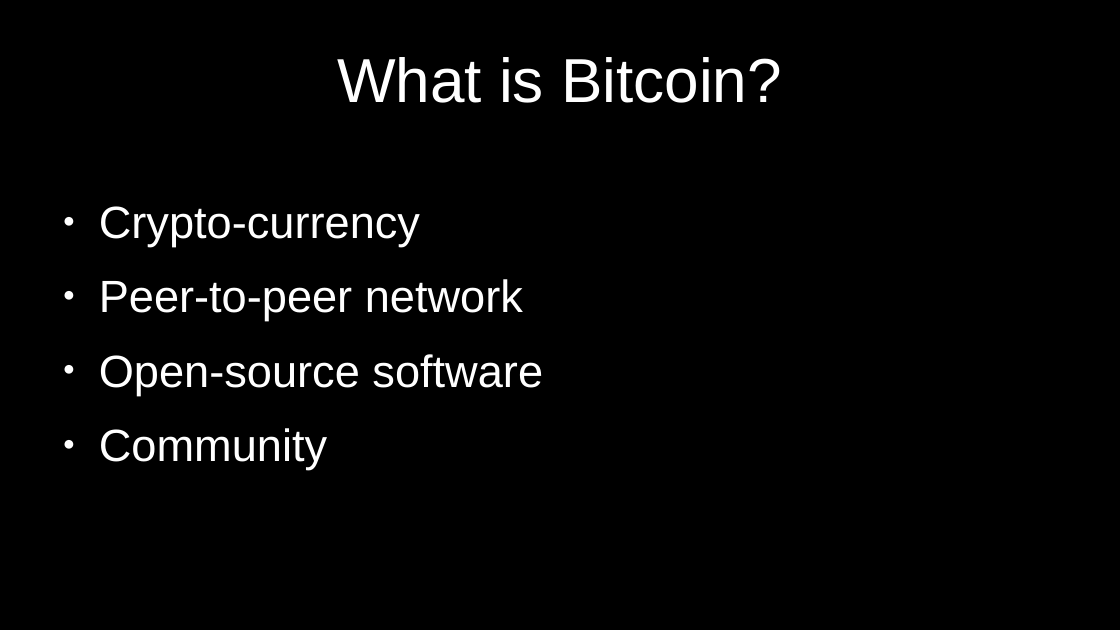
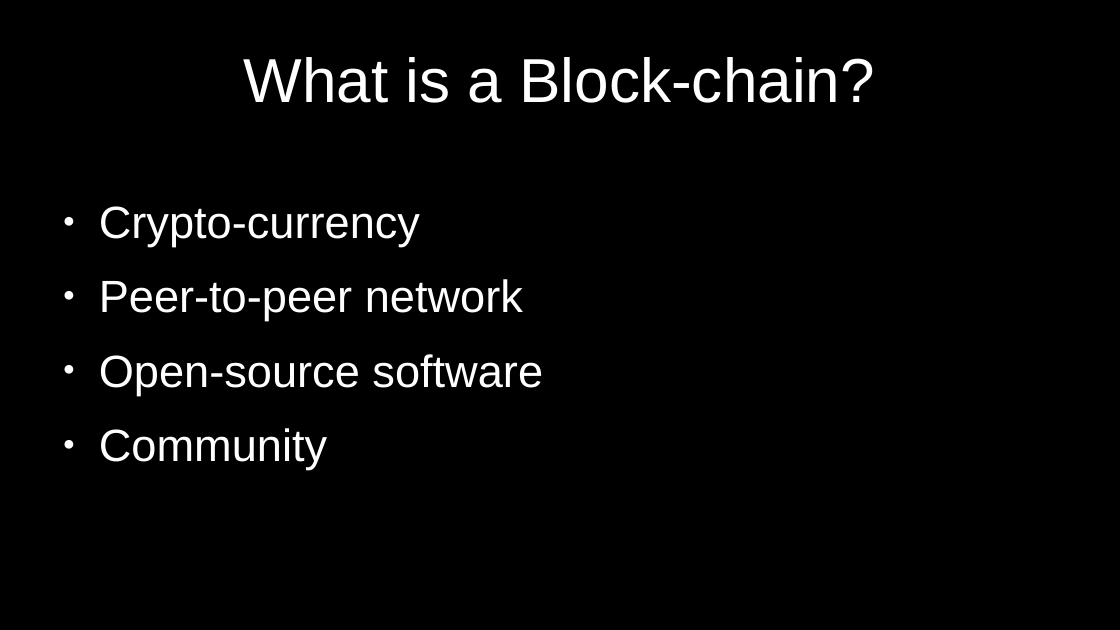
Before and after one commit to cmdruid/bitcoin-programming, a slide deck: slide 3 of slides/bitcoin-whitepaper-review.odp. Drawn at 1120x630 pixels with LibreOffice and Linux fonts; fonts in the diff are those of the drawing. Boxes give left, top, right and bottom in pixels: in the first picture for what was removed or moved away, otherwise in the second. Text is boxed around its words. In the diff, an @@ line names an element or a change of style, - is before the commit and + after.

```diff
--- a/slides/bitcoin-whitepaper-review.odp
+++ b/slides/bitcoin-whitepaper-review.odp
@@ title at [244, 57, 875, 103]: text changed @@
-What is Bitcoin?
+What is a Block-chain?
```
Also in this commit, not shown: 1 other slide changed, 1 slide added, 1 slide removed, 11 other files.
